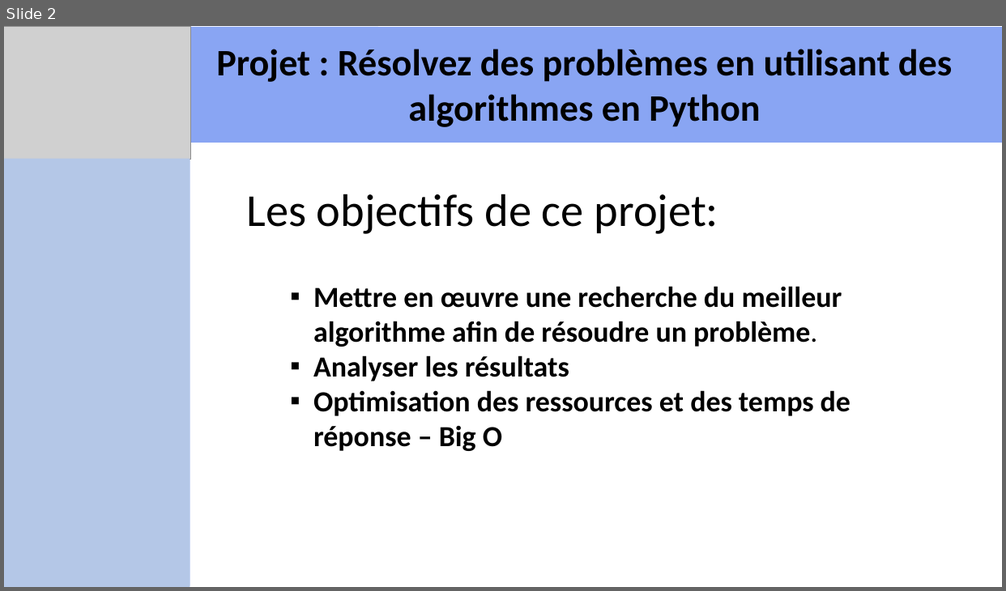
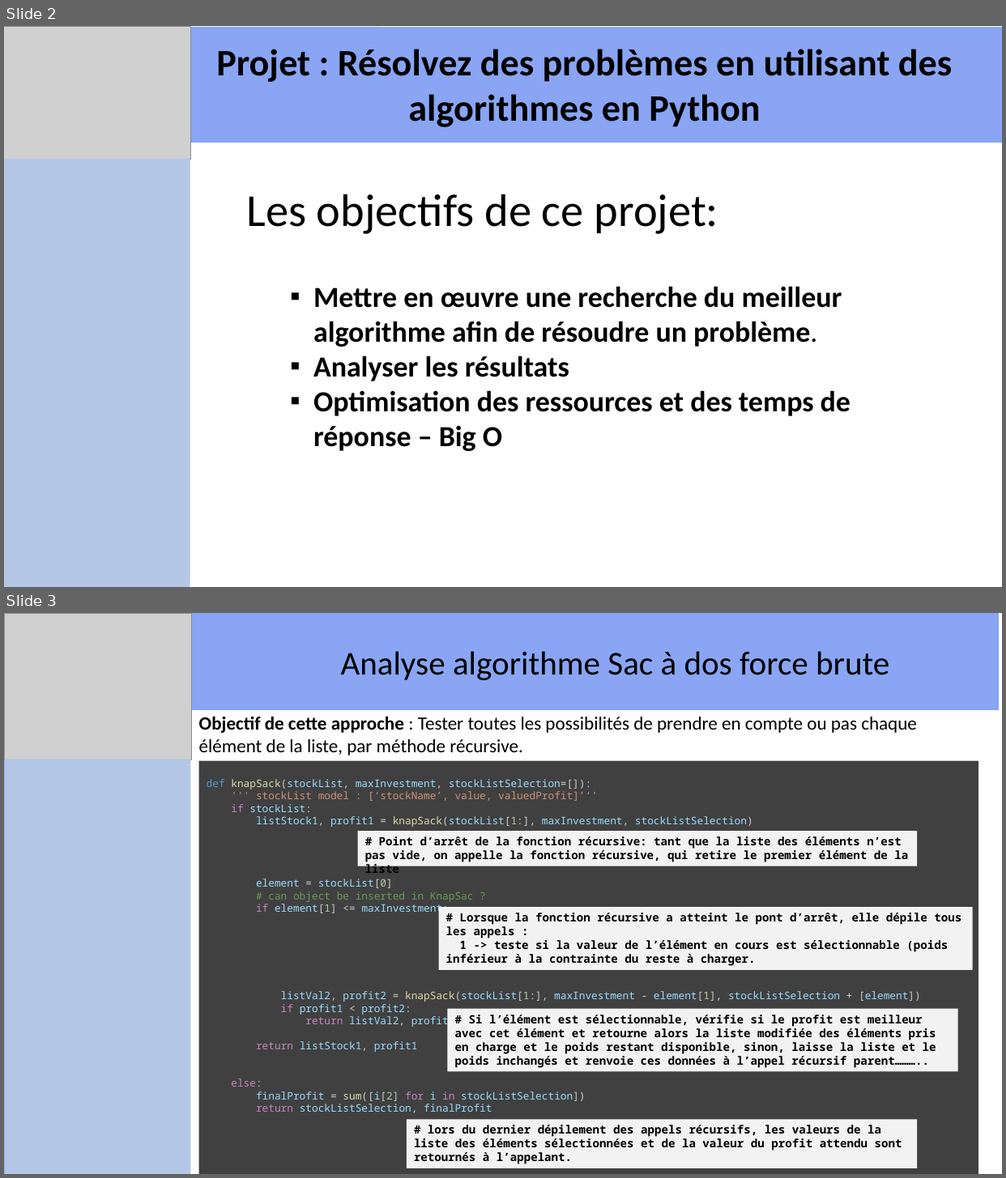
Before and after one commit to Fovea4F/Projet7-OC-Resolvez_des_problemes_en_utilisant_des_algorithmes_en_Python, a slide deck: livrables/Projet7-JustStreamIt.pptx. Shown one above the other, each under a label of ours: slide 2 before the commit, slides 2 and 3 after it. The pictures are 1006x591 and 1006x1178 pixels, drawn with LibreOffice and Linux fonts; fonts in the diff are those of the drawing; grey boxes stand for pictures. Boxes give left, top, right and bottom in pixels: in the first picture for what was removed or moved away, otherwise in the second. Text is boxed around its words. In the diff, an @@ line names an element or a change of style, - is before the commit and + after.

```diff
--- a/livrables/Projet7-JustStreamIt.pptx
+++ b/livrables/Projet7-JustStreamIt.pptx
@@ slide 3 added at (x1=4, y1=613, x2=1002, y2=1174), background #FFFFFF @@
@@ rectangle added at (x1=4, y1=613, x2=377, y2=710), fill #89A5F3 @@
@@ picture added at (x1=4, y1=613, x2=191, y2=760) @@
@@ rectangle added at (x1=232, y1=613, x2=999, y2=710), fill #89A5F3, 32 pt, text #000000 @@
+Analyse algorithme Sac à dos force brute
@@ text added at (x1=199, y1=716, x2=917, y2=756), 18 pt, text #000000 @@
+Objectif de cette approche : Tester toutes les possibilités de prendre en compte ou pas chaque élément de la liste, par méthode récursive.
@@ rectangle added at (x1=4, y1=747, x2=189, y2=1174), fill #89A5F3 @@
@@ rectangle added at (x1=5, y1=759, x2=190, y2=1174), fill #B4C7E7 @@
@@ rectangle added at (x1=198, y1=761, x2=978, y2=1174), fill #404040, 10 pt, text #9CDCFE @@
+def knapSack(stockList, maxInvestment, stockListSelection=[]):
+''' stockList model : [‘stockName’, value, valuedProfit]’‘’
+if stockList:
+listStock1, profit1 = knapSack(stockList[1:], maxInvestment, stockListSelection)
+element = stockList[0]
+# can object be inserted in KnapSac ?
+if element[1] <= maxInvestment:
+listVal2, profit2 = knapSack(stockList[1:], maxInvestment - element[1], stockListSelection + [element])
+if profit1 < profit2:
+return listVal2, profit2
+return listStock1, profit1
+else:
+finalProfit = sum([i[2] for i in stockListSelection])
+return stockListSelection, finalProfit
@@ rectangle added at (x1=358, y1=831, x2=918, y2=866), fill #F2F2F2, 11 pt, text #000000, bold @@
+# Point d’arrêt de la fonction récursive: tant que la liste des éléments n’est pas vide, on appelle la fonction récursive, qui retire le premier élément de la liste
@@ rectangle added at (x1=439, y1=907, x2=973, y2=970), fill #F2F2F2, 11 pt, text #000000, bold @@
+# Lorsque la fonction récursive a atteint le pont d’arrêt, elle dépile tous les appels :
+1 -> teste si la valeur de l’élément en cours est sélectionnable (poids inférieur à la contrainte du reste à charger.
@@ rectangle added at (x1=448, y1=1009, x2=958, y2=1072), fill #F2F2F2, 11 pt, text #000000, bold @@
+# Si l’élément est sélectionnable, vérifie si le profit est meilleur avec cet élément et retourne alors la liste modifiée des éléments pris en charge et le poids restant disponible, sinon, laisse la liste et le poids inchangés et renvoie ces données à l’appel récursif parent………..
@@ rectangle added at (x1=407, y1=1120, x2=918, y2=1169), fill #F2F2F2, 11 pt, text #000000, bold @@
+# lors du dernier dépilement des appels récursifs, les valeurs de la liste des éléments sélectionnées et de la valeur du profit attendu sont retournés à l’appelant.
```
Also in this commit, not shown: 1 slide changed, 6 other slides added, 5 slides removed, 2 other files.
